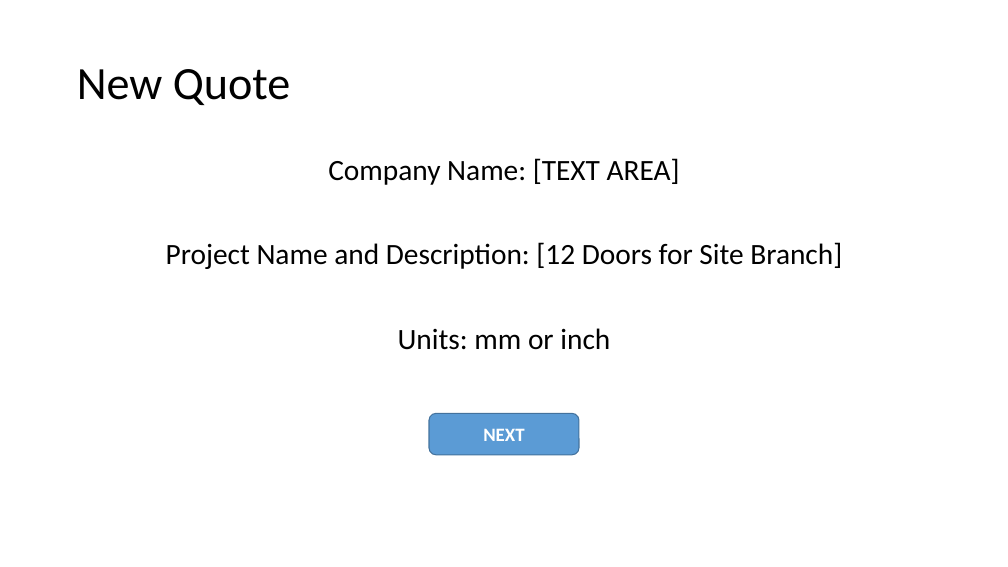
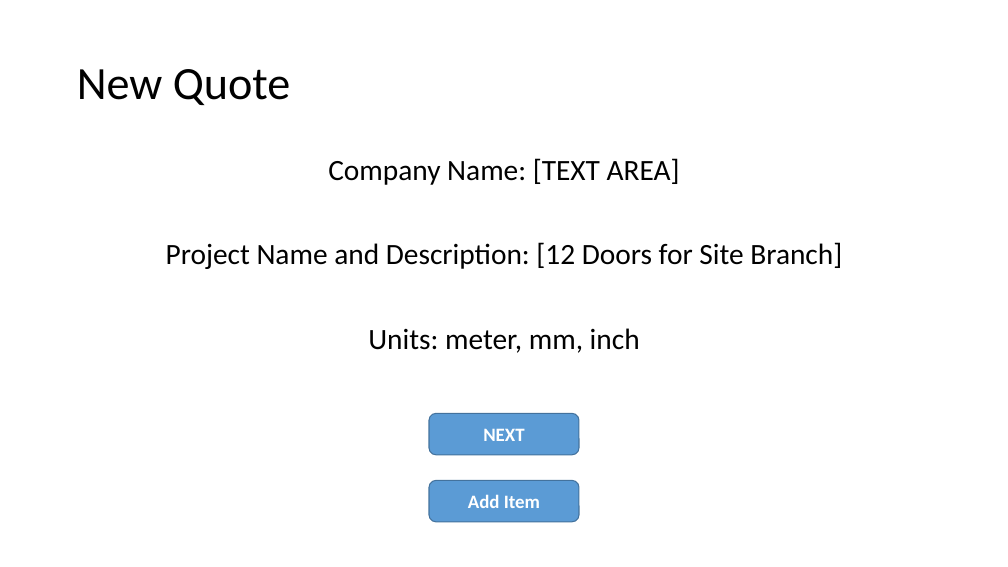
Before and after one commit to mohammed52/quotation-automator, a slide deck: slide 4 of app-quotation-automator.pptx. Drawn at 1008x567 pixels with LibreOffice and Linux fonts; fonts in the diff are those of the drawing. Boxes give left, top, right and bottom in pixels: in the first picture for what was removed or moved away, otherwise in the second. Text is boxed around its words. In the diff, an @@ line names an element or a change of style, - is before the commit and + after.

```diff
--- a/app-quotation-automator.pptx
+++ b/app-quotation-automator.pptx
@@ text at <box>368,328,640,353</box>: text changed @@
-Units: mm or inch
+Units: meter, mm, inch
@@ rounded rectangle added at <box>429,480,578,522</box>, fill #5B9BD5, outline #43739E 1 pt, 18 pt, text #FFFFFF, bold @@
+Add Item
```
Also in this commit, not shown: 8 other slides changed, 1 slide added, 1 slide removed, 8 other files.
